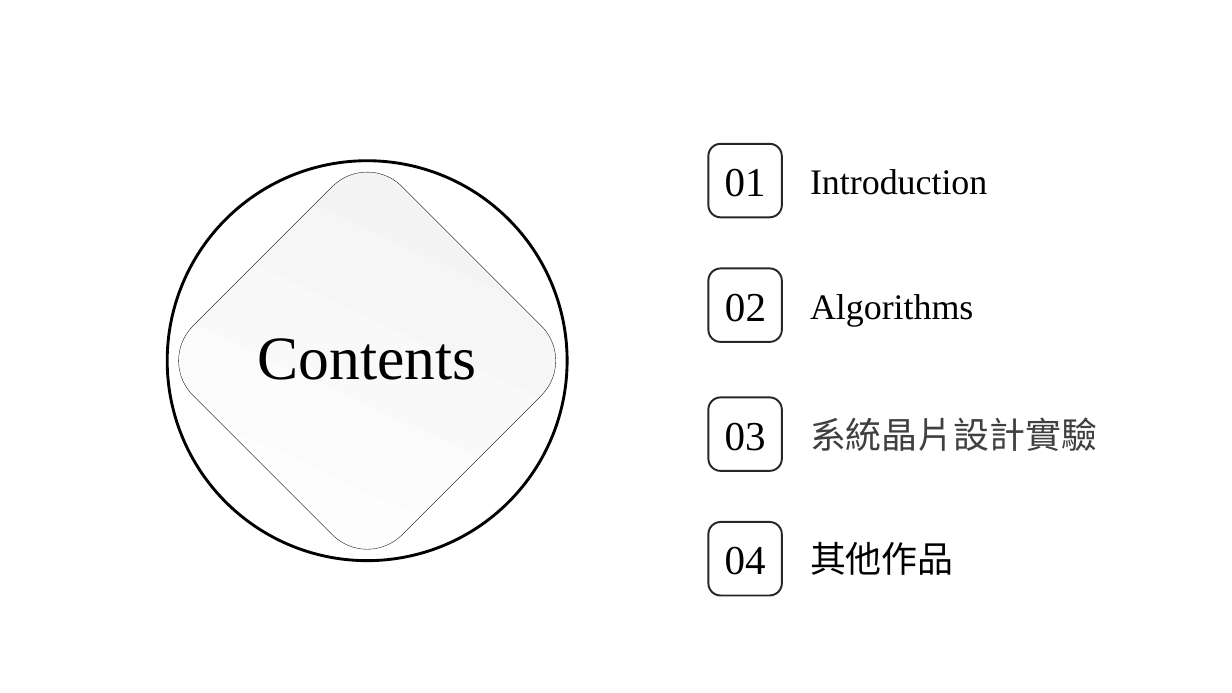
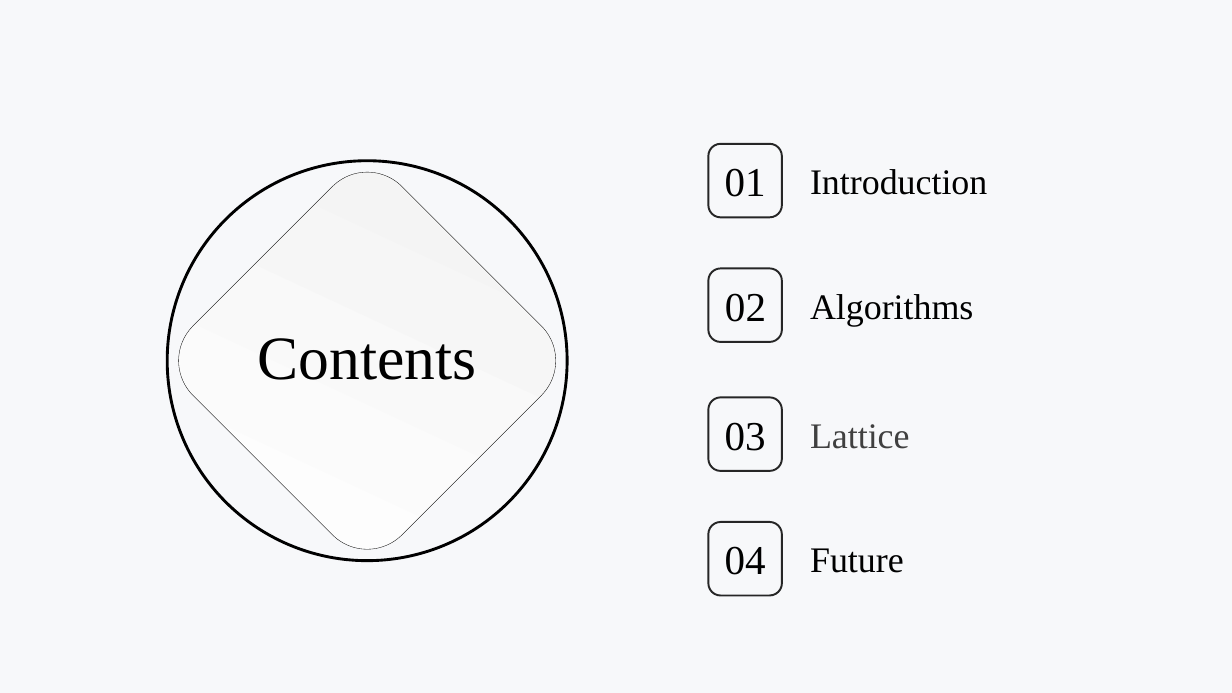
Before and after one commit to Fossum2523/ML_DSA, a slide deck: slide 2 of meeting/NIST_204_ML_DSA_10_08.pptx. Drawn at 1232x693 pixels with LibreOffice and Linux fonts; fonts in the diff are those of the drawing. Boxes give left, top, right and bottom in pixels: in the first picture for what was removed or moved away, otherwise in the second. Text is boxed around its words. In the diff, an @@ line names an element or a change of style, - is before the commit and + after.

```diff
--- a/meeting/NIST_204_ML_DSA_10_08.pptx
+++ b/meeting/NIST_204_ML_DSA_10_08.pptx
@@ rectangle added at [0,0,1232,693], fill #F7F8FA @@
@@ text at [810,424,910,449]: text changed; font Noto Sans CJK SC to Times New Roman @@
-系統晶片設計實驗
+Lattice
@@ text at [810,548,904,573]: text changed; font Noto Sans CJK SC to Times New Roman @@
-其他作品
+Future
```
Also in this commit, not shown: 1 slide added, 1 other file.
